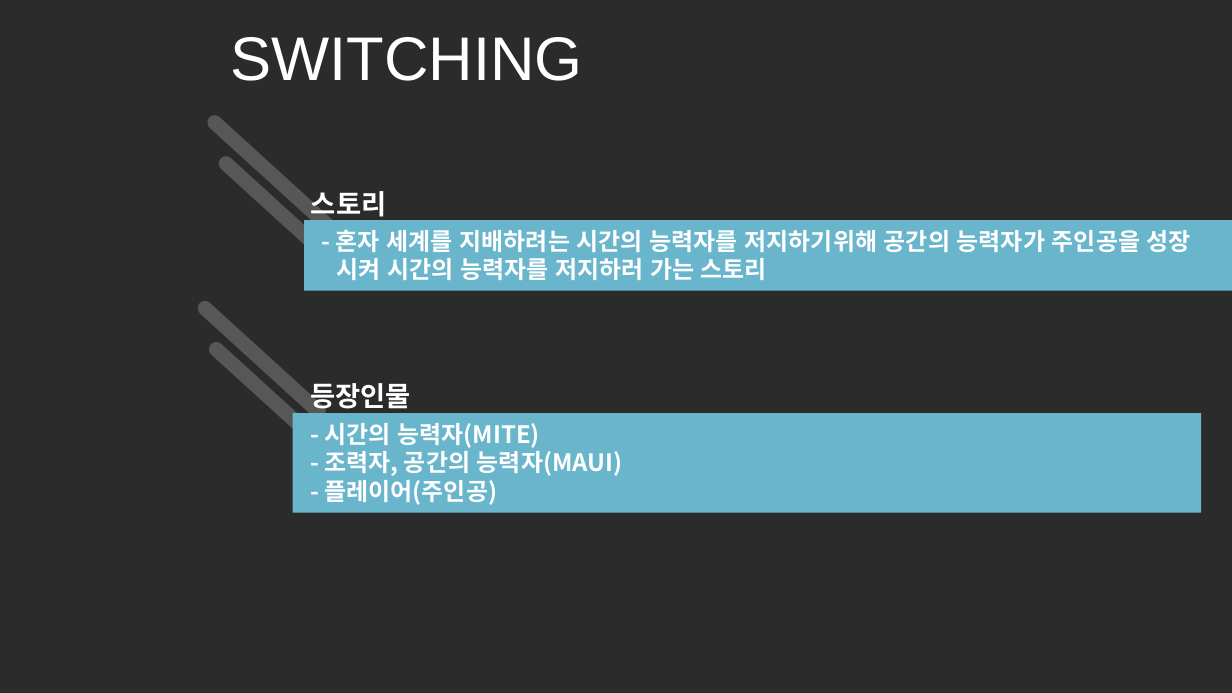
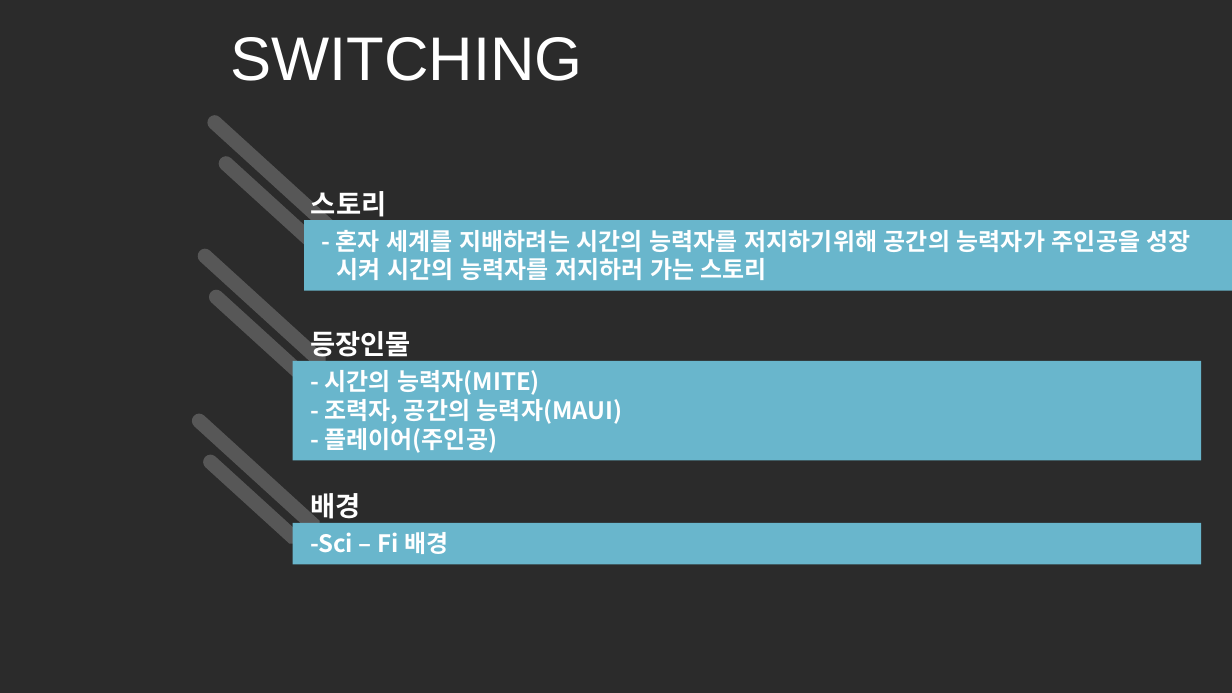
Before and after one commit to RaccoonCoder7/Switching, a slide deck: slide 3 of 문서/프로젝트_스위칭.pptx. Drawn at 1232x693 pixels with LibreOffice and Linux fonts; fonts in the diff are those of the drawing; background and template pictures are left out; a plain dark background stands for a picture behind light text. Boxes give left, top, right and bottom in pixels: in the first picture for what was removed or moved away, otherwise in the second. Text is boxed around its words. In the diff, an @@ line names an element or a change of style, - is before the commit and + after.

```diff
--- a/문서/프로젝트_스위칭.pptx
+++ b/문서/프로젝트_스위칭.pptx
@@ 1 rectangle, 1 text, 1 freeform shape: place and size @@
-1 rectangle, 1 text, 1 freeform shape at bbox=[179, 297, 1201, 513]
+1 rectangle, 1 text, 1 freeform shape at bbox=[179, 246, 1201, 461]
@@ freeform shape added at bbox=[173, 411, 329, 558], fill #FFFFFF at 21% opacity @@
@@ text added at bbox=[310, 493, 360, 524], 16 pt, text #FFFFFF, bold @@
+배경
@@ rectangle added at bbox=[292, 522, 1201, 564], fill #69B6CC, 14 pt, text #FFFFFF, bold @@
+-Sci – Fi 배경
```
Also in this commit, not shown: 4 other slides changed, 44 other files.
